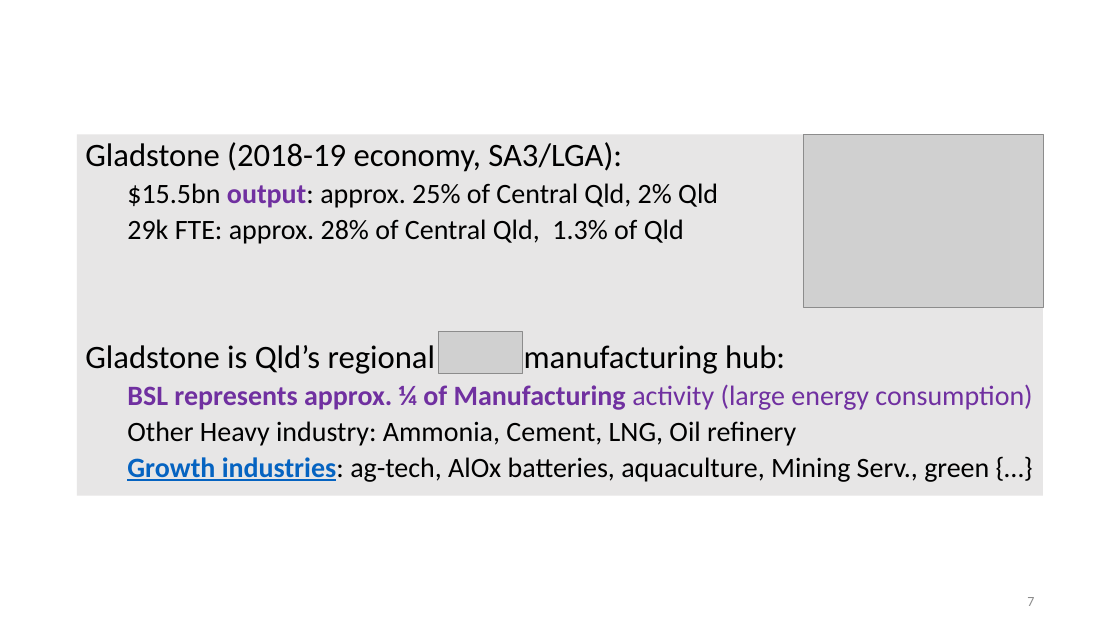
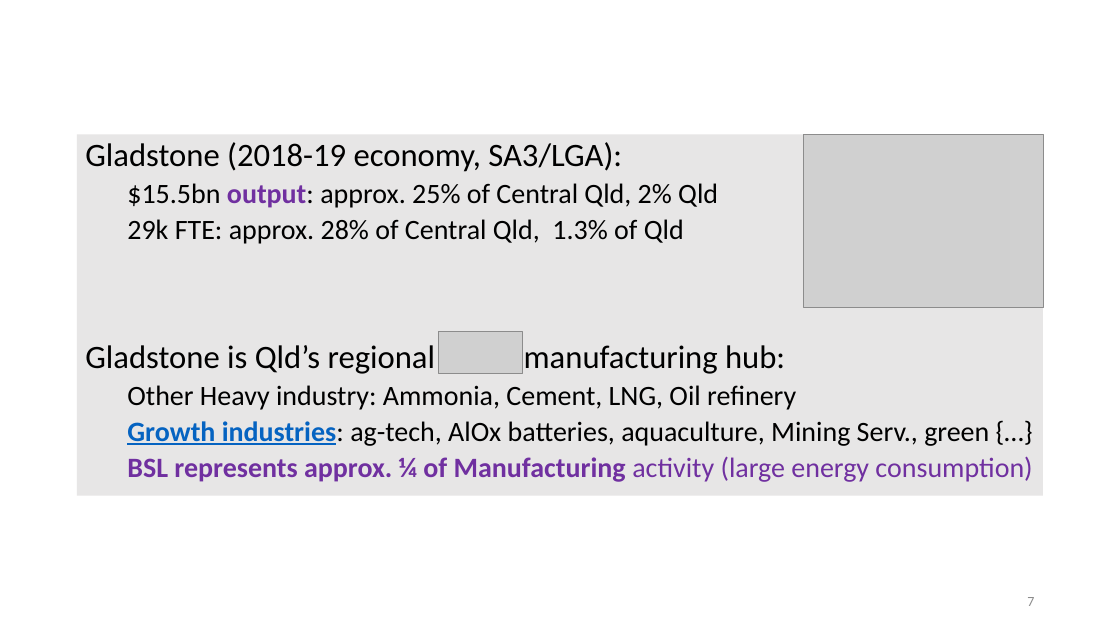
Before and after one commit to patrickocal/gladstone, a slide deck: slide 7 of powerpoint/glad-slides.pptx. Drawn at 1120x630 pixels with LibreOffice and Linux fonts; fonts in the diff are those of the drawing; grey boxes stand for pictures. Boxes give left, top, right and bottom in pixels: in the first picture for what was removed or moved away, otherwise in the second. Text is boxed around its words. In the diff, an @@ line names an element or a change of style, - is before the commit and + after.

```diff
--- a/powerpoint/glad-slides.pptx
+++ b/powerpoint/glad-slides.pptx
@@ text at bbox=[127, 384, 1032, 410]: paragraph removed @@
-  BSL represents approx. ¼ of Manufacturing activity (large energy consumption)
@@ text at bbox=[127, 456, 1032, 482]: paragraph added @@
+  BSL represents approx. ¼ of Manufacturing activity (large energy consumption)
```
Also in this commit, not shown: 9 other slides changed, 1 other file.
